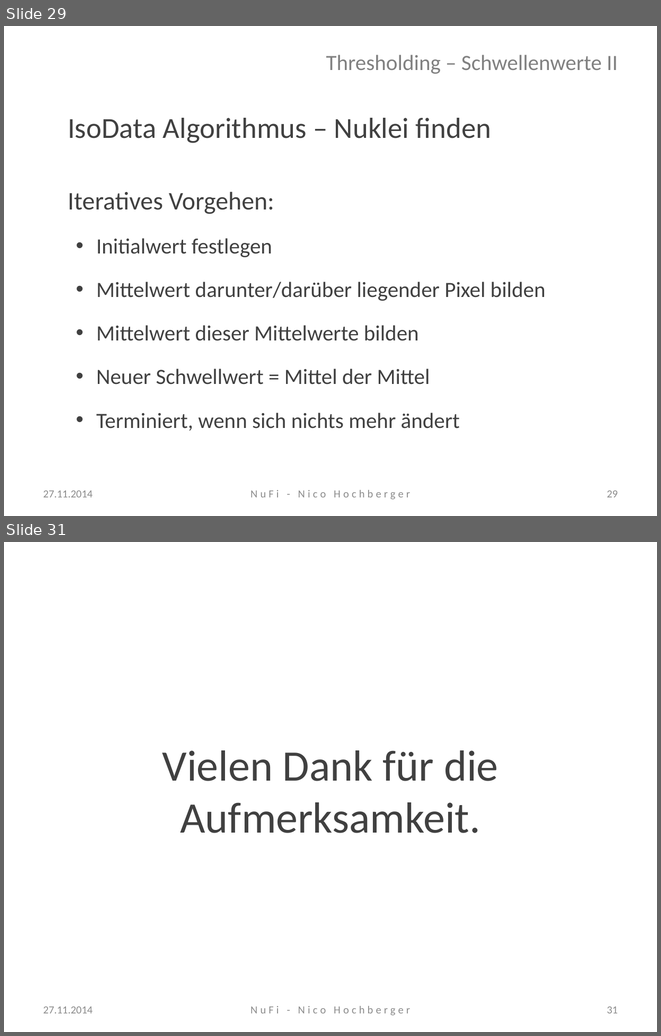
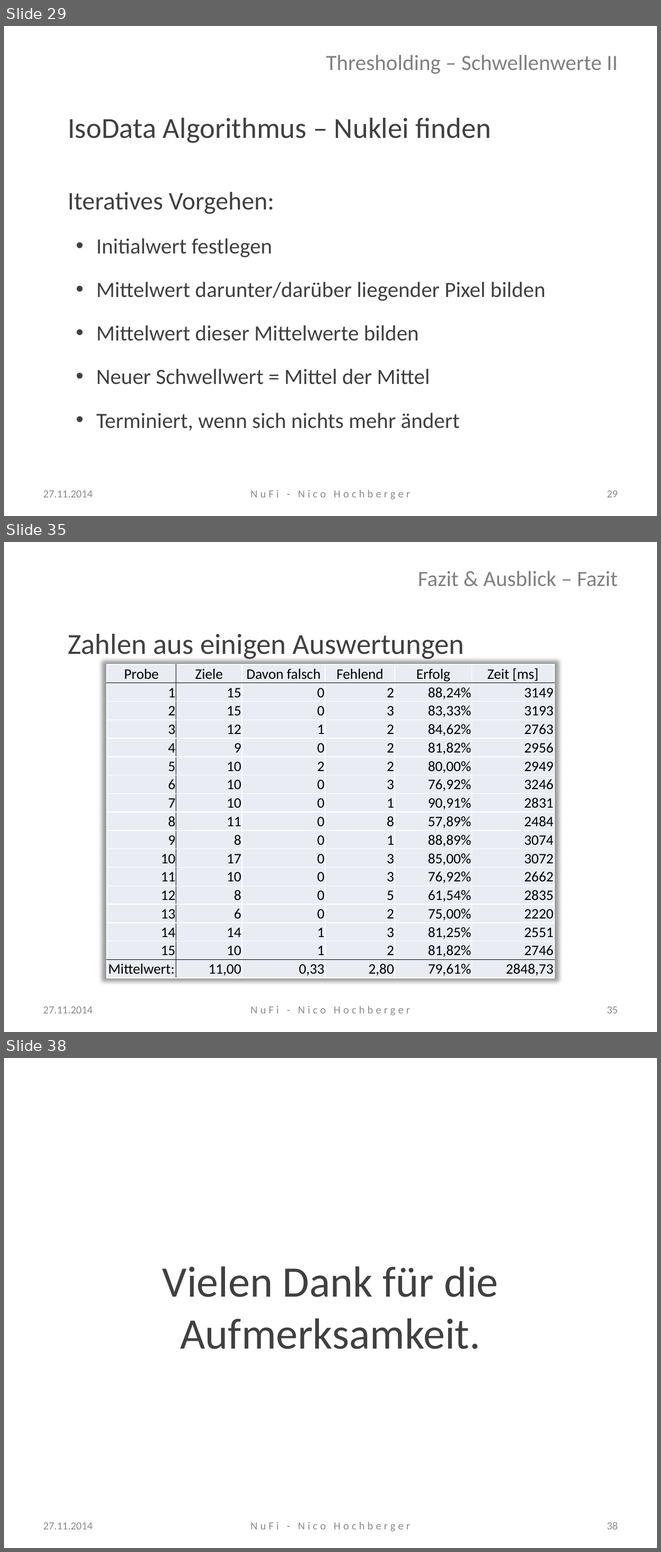
Before and after one commit to nhochberger/NuFiDocumentation, a slide deck: presentation/NuFi-Vortrag.pptx. Shown one above the other, each under a label of ours: slides 29 and 31 before the commit, slides 29, 35 and 38 after it; the slides between them are not shown. The pictures are 661x1036 and 661x1552 pixels, drawn with LibreOffice and Linux fonts; fonts in the diff are those of the drawing; background and template pictures are left out. Boxes give left, top, right and bottom in pixels: in the first picture for what was removed or moved away, otherwise in the second. Text is boxed around its words. In the diff, an @@ line names an element or a change of style, - is before the commit and + after.

```diff
--- a/presentation/NuFi-Vortrag.pptx
+++ b/presentation/NuFi-Vortrag.pptx
@@ slide 35 added at <box>4,542,657,1032</box>, background #FFFFFF @@
@@ title added at <box>418,571,618,586</box>, 24 pt, text #808080 @@
+Fazit & Ausblick – Fazit
@@ text added at <box>68,634,465,661</box>, 32 pt, text #404040 @@
+Zahlen aus einigen Auswertungen
@@ table added at <box>106,664,554,978</box>, 17 rows, 6 columns @@
+Probe | Ziele | Davon falsch | Fehlend | Erfolg | Zeit [ms]
+1 | 15 | 0 | 2 | 88,24% | 3149
+2 | 15 | 0 | 3 | 83,33% | 3193
+3 | 12 | 1 | 2 | 84,62% | 2763
+4 | 9 | 0 | 2 | 81,82% | 2956
+5 | 10 | 2 | 2 | 80,00% | 2949
+6 | 10 | 0 | 3 | 76,92% | 3246
+7 | 10 | 0 | 1 | 90,91% | 2831
+8 | 11 | 0 | 8 | 57,89% | 2484
+9 | 8 | 0 | 1 | 88,89% | 3074
+10 | 17 | 0 | 3 | 85,00% | 3072
+11 | 10 | 0 | 3 | 76,92% | 2662
+12 | 8 | 0 | 5 | 61,54% | 2835
+13 | 6 | 0 | 2 | 75,00% | 2220
+14 | 14 | 1 | 3 | 81,25% | 2551
+15 | 10 | 1 | 2 | 81,82% | 2746
+Mittelwert: | 11,00 | 0,33 | 2,80 | 79,61% | 2848,73
@@ text added at <box>43,1006,93,1013</box>, 12 pt, text #8C8C8C @@
+27.11.2014
@@ text added at <box>250,1006,410,1015</box>, 12 pt, text #8C8C8C @@
+NuFi - Nico Hochberger
@@ page number added at <box>607,1006,618,1013</box>, 12 pt, text #8C8C8C @@
+35
@@ what was slide 31 is now slide 38 @@
@@ page number at <box>607,1522,618,1529</box>: text changed @@
-31
+38
```
Also in this commit, not shown: 3 slides changed, 6 other slides added, 1 other file.
